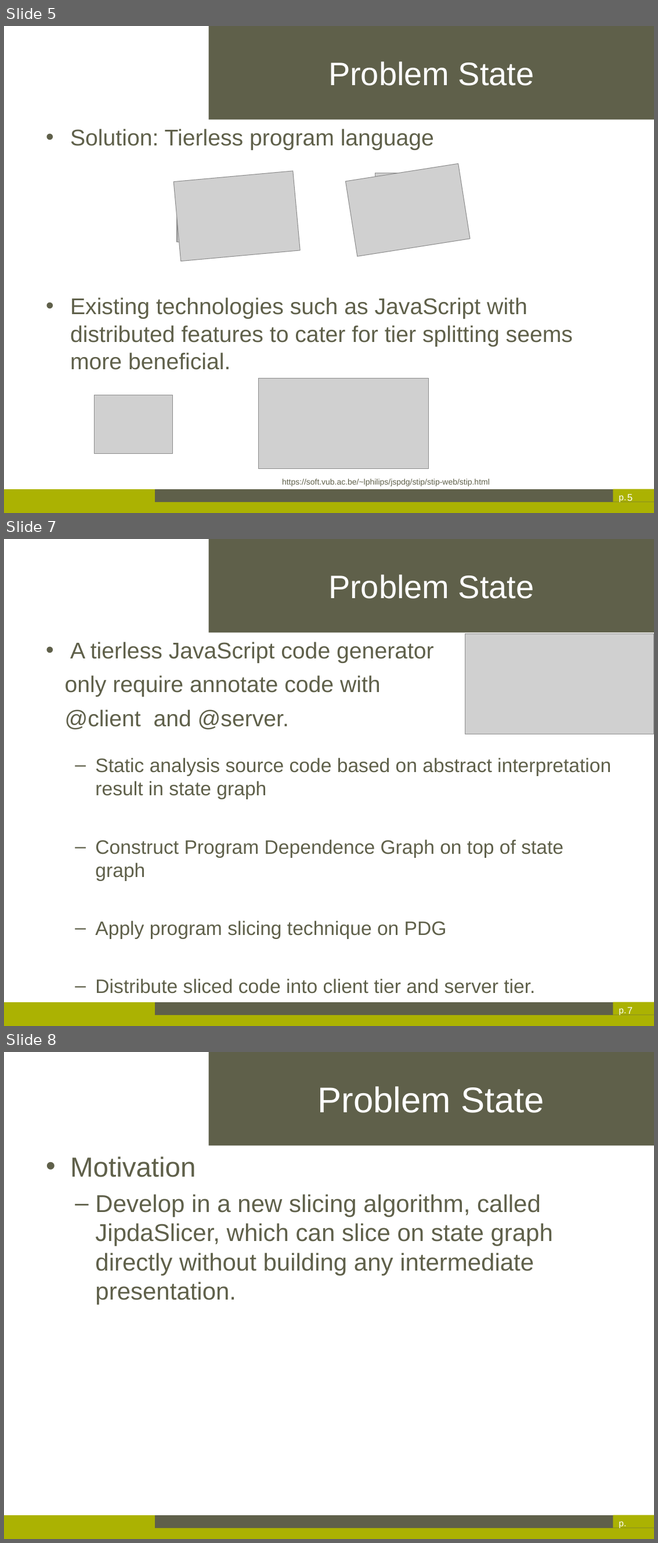
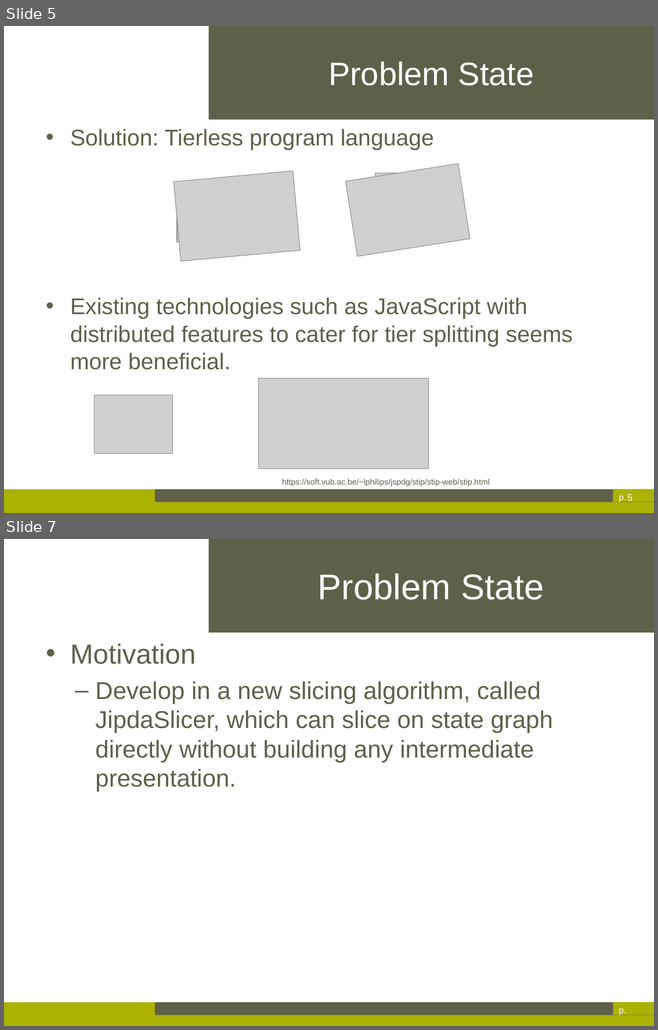
Before and after one commit to axrbao/Thesis-dessertation, a slide deck: Xinran AI-Thesis Presentation.pptx. Shown one above the other, each under a label of ours: slides 5, 7 and 8 before the commit, slides 5 and 7 after it; the slides between them are not shown. The pictures are 658x1543 and 658x1030 pixels, drawn with LibreOffice and Linux fonts; fonts in the diff are those of the drawing; grey boxes stand for pictures; background and template pictures are left out. Boxes give left, top, right and bottom in pixels: in the first picture for what was removed or moved away, otherwise in the second. Text is boxed around its words. In the diff, an @@ line names an element or a change of style, - is before the commit and + after.

```diff
--- a/Xinran AI-Thesis Presentation.pptx
+++ b/Xinran AI-Thesis Presentation.pptx
@@ slide 7 removed at (4,539,654,1026), background #FFFFFF; not listed: 4 template elements that a slide beside it also shows @@
@@ title removed at (209,539,654,632) @@
-Problem State
@@ text removed at (65,642,611,994) @@
-• A tierless JavaScript code generator
-only require annotate code with
-@client and @server.
-  – Static analysis source code based on abstract interpretation result in state graph
-  – Construct Program Dependence Graph on top of state graph
-  – Apply program slicing technique on PDG
-  – Distribute sliced code into client tier and server tier.
@@ picture removed at (465,634,654,734) @@
@@ page number removed at (627,1007,632,1014) @@
-7
@@ what was slide 8 is now slide 7 @@
```
Also in this commit, not shown: 17 slides changed, 4 other slides removed.
